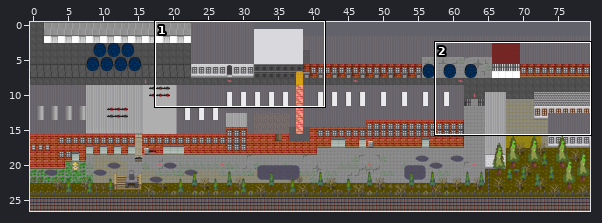
Level history. Tiled map (JSON): zl-map/maps/main.json. The picture above shows the old version from afar; the outline marks the close-up.
Close-up. First the earlier version:
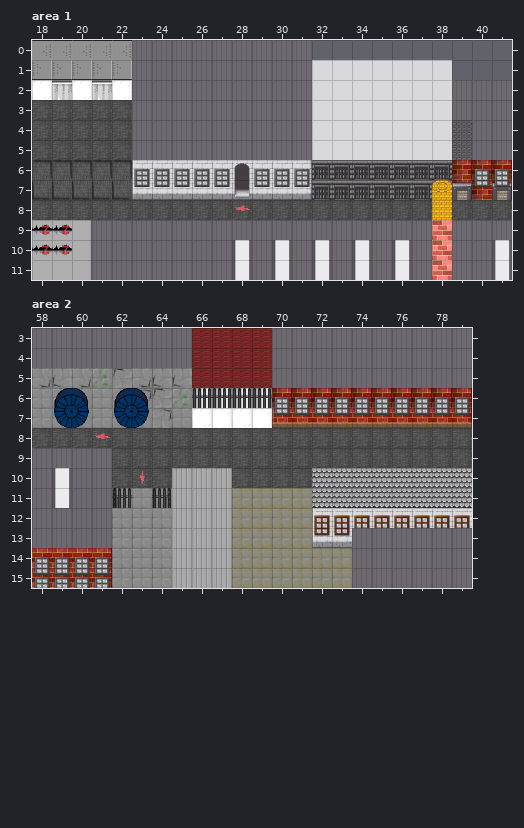
Cells are 32x32 px. Shown: area 1 x 18..41, y 0..11; area 2 x 58..79, y 3..15. The commit also changed other parts of the map, which this record leaves out.
Once edited:
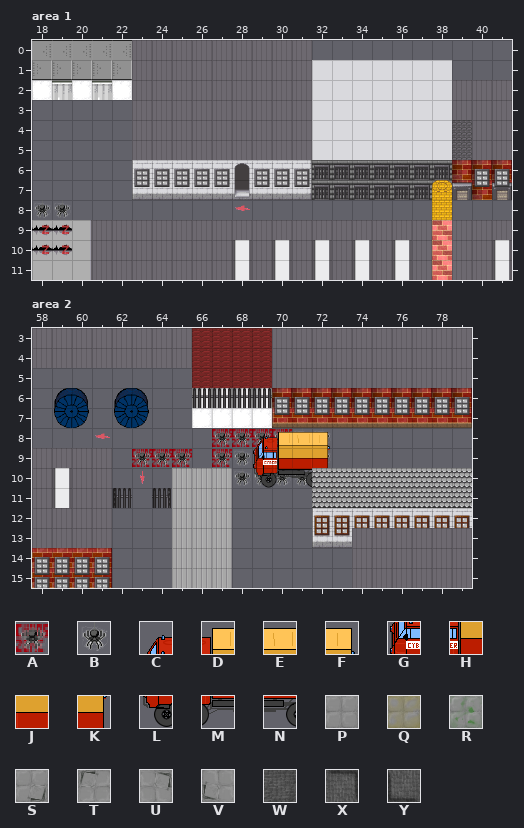
Key: from "chaos_zone_shared": A 102, B 259, C 292, D 293, E 294, F 295, G 324, H 325, J 326, K 327, L 356, M 357, N 358; from "floortileset": P 0, Q 1, R 8, S 13, T 13 turned 180, U 13 turned 270, V 13 turned 90, W 38, X 39 turned 270, Y 39 turned 90.
_ is an empty cell, # one hidden under a higher layer.
See-through tiles are keyed as they look on the map.
Difference:
Layer "start", area 1:
y 8: x 23..26 #### -> ____
Layer "silent", area 1:
y 8: x 18..19 ## -> BB; x 23..26 #### -> ____
Layer "ground" (now hidden), area 1:
y 3..5: x 18..22 WWWWW -> _____
y 6: x 18..22 XXXXX -> _____
y 7: x 18..22 YYYYY -> _____
y 8: x 18..37 WWWWWWWWWWWWWWWWWWWW -> ____________________; x 39..41 WWW -> ___
Layer "start", area 2:
y 8: x 67..70 ____ -> AAAA
y 9: x 63..65 ### -> AAA; x 67 _ -> A
y 13..15: x 63 # -> _
Layer "silent", area 2:
y 8: x 67..72 ______ -> BBBBBB
y 9: x 63..65 ### -> BBB; x 67..70 ____ -> BBBB; x 72 _ -> B
y 10: x 63 # -> _; x 68..71 ____ -> BBBB
y 11..12: x 63 # -> _
Layer "ground" (now hidden), area 2:
y 5: x 58..65 SVSRTSVV -> ________
y 6: x 58..65 PPPPPUTR -> ________
y 7: x 58..65 PPPPPPUP -> ________
y 8: x 58..79 WWWWWWWWWWWWWWWWWWWWWW -> ______________________
y 9: x 62..79 WWWWWWWWWWWWWWWWWW -> __________________
y 10: x 62..64 WWW -> ___; x 68..71 WWWW -> ____
y 11..13: x 62..64 PPP -> ___; x 68..71 QQQQ -> ____
y 14..15: x 62..64 PPP -> ___; x 68..73 QQQQQQ -> ______
Layer "thingsback", area 2:
y 10: x 69..71 ___ -> LMN
Layer "overfloor", area 2:
y 8: x 69..72 ____ -> CDEF
y 9: x 69..72 ____ -> GHJK
Changed places in both close-ups, as pixel boxes (x1, y1, x2, y2):
changed: (32, 100, 432, 220)
removed: (452, 200, 512, 220)
changed: (32, 368, 472, 588)
